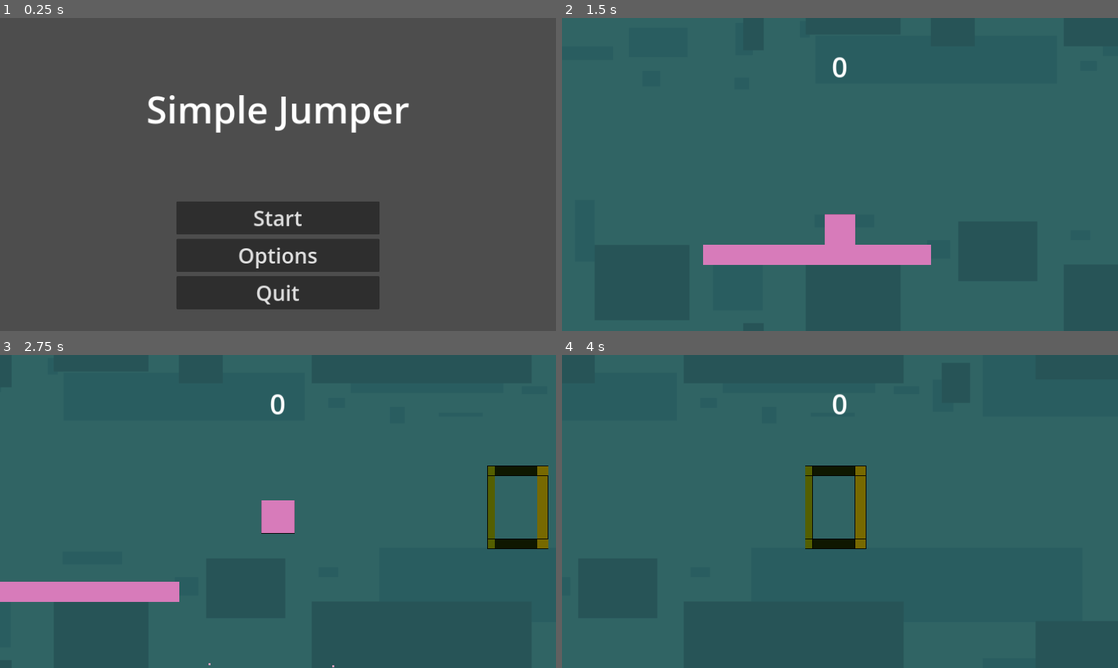
Above: before the commit, frames 1-4 (two rows, left to right).
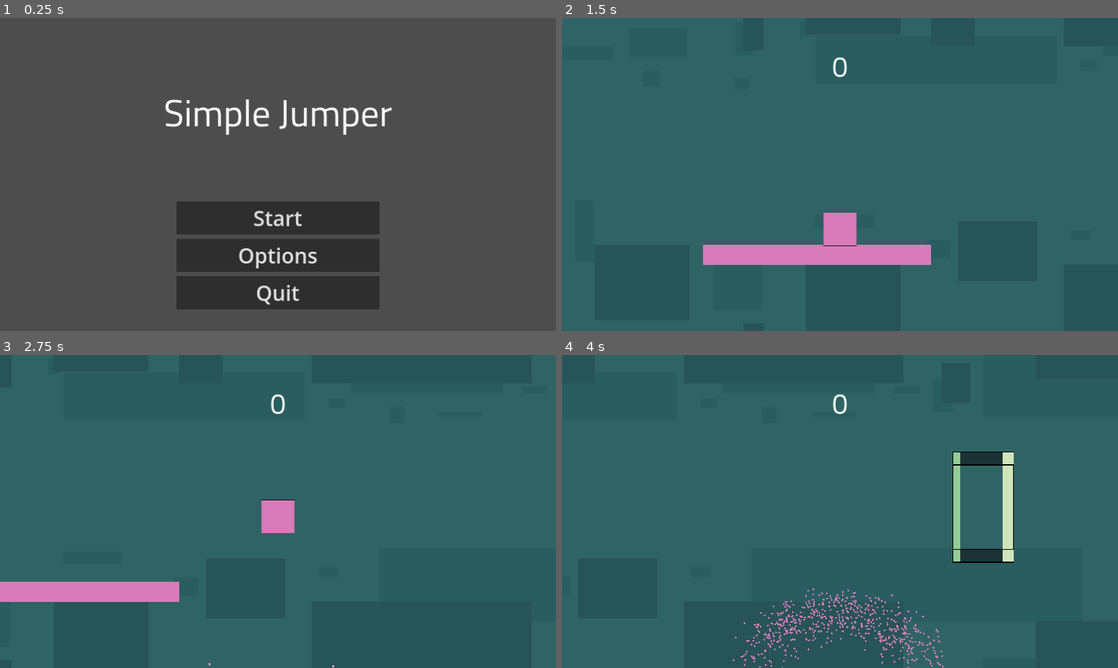
Above: after the commit, the same moments.

Repository: Maciekm1/GodotSimpleJumper
Game: Godot game, scene res://Scenes/UI/menu.tscn
Same seed, same stepped clock (60 frames per second), same inputs: the game is played once before the commit and once after it.
Inputs (mouse positions are in pixels of both pictures, inside the frame that each line leads up to):
- Up to frame 1 (0.25 s): no input
- Up to frame 2 (1.5 s): click "Start" at 0.5 s; move the mouse to (962, 158) at 1.27 s
- Up to frame 3 (2.75 s): click (400, 495) at 1.52 s; move the mouse to (166, 527) at 2.02 s; click (166, 527) at 2.27 s
- Up to frame 4 (4 s): move the mouse to (895, 442) at 2.77 s; move the mouse to (812, 574) at 3.52 s; click (812, 574) at 3.77 s

The runs differ from the first frame. In frame 1, 2.2% of the frame differs, in the area x 26-74%, y 24-38%; in frame 2, 0.2%; in frame 3, 1.5%; in frame 4, 4.2%, in the area x 30-82%, y 12-100%.

Commit message:
Updated Font and Obstacle Variety

Diff:
--- a/Scenes/Obstacles/obstacle_ring_base.tscn
+++ b/Scenes/Obstacles/obstacle_ring_base.tscn
@@ -5,32 +5,35 @@
 [ext_resource type="Texture2D" uid="uid://nqutju0vx631" path="res://Assets/Sprites/Obstacles/RingOuter.png" id="2_paddy"]
 
 [sub_resource type="RectangleShape2D" id="RectangleShape2D_wkdwu"]
-size = Vector2(138, 28)
+size = Vector2(96, 28)
 
 [sub_resource type="SegmentShape2D" id="SegmentShape2D_b0yl6"]
-a = Vector2(0, -31)
-b = Vector2(0, 45)
+a = Vector2(0, -87)
+b = Vector2(0, 99)
 
 [node name="ObstacleRingBase" type="Node2D" groups=["Obstacle"]]
 script = ExtResource("1_8lrru")
 
 [node name="InnerRingSprite" type="Sprite2D" parent="."]
 texture_filter = 1
+scale = Vector2(1.1, 2)
 texture = ExtResource("1_61xwe")
 
 [node name="OuterRingSprite" type="Sprite2D" parent="."]
+z_index = 10
 texture_filter = 1
-position = Vector2(52, 0)
+position = Vector2(57, 0)
+scale = Vector2(1.1, 2)
 texture = ExtResource("2_paddy")
 
 [node name="DeathArea2D" type="Area2D" parent="."]
 
 [node name="CollisionShape2D" type="CollisionShape2D" parent="DeathArea2D"]
-position = Vector2(0, 56)
+position = Vector2(-5, 113)
 shape = SubResource("RectangleShape2D_wkdwu")
 
 [node name="CollisionShape2D2" type="CollisionShape2D" parent="DeathArea2D"]
-position = Vector2(0, -56)
+position = Vector2(-5, -112)
 shape = SubResource("RectangleShape2D_wkdwu")
 
 [node name="ScorePointArea2D" type="Area2D" parent="."]
--- a/Scenes/Obstacles/obstacle_ring_easy.tscn
+++ b/Scenes/Obstacles/obstacle_ring_easy.tscn
@@ -17,14 +17,6 @@
 script = ExtResource("2_aql58")
 speed = 350
 
-[node name="InnerRingSprite" parent="." index="0"]
-scale = Vector2(1.1, 2)
-
-[node name="OuterRingSprite" parent="." index="1"]
-z_index = 10
-position = Vector2(57, 0)
-scale = Vector2(1.1, 2)
-
 [node name="CollisionShape2D" parent="DeathArea2D" index="0"]
 position = Vector2(-4.5, 113)
 shape = SubResource("RectangleShape2D_hqv5p")
--- a/Scenes/Obstacles/obstacle_ring_medium.tscn
+++ /dev/null
@@ -1,25 +0,0 @@
-[gd_scene load_steps=2 format=3 uid="uid://cuaia8gjkngfd"]
-
-[ext_resource type="PackedScene" uid="uid://cc8lanh78gcbg" path="res://Scenes/Obstacles/obstacle_ring_base.tscn" id="1_inl7t"]
-
-[node name="ObstacleRingMedium" instance=ExtResource("1_inl7t")]
-speed = 450
-pointGain = 3
-
-[node name="InnerRingSprite" parent="." index="0"]
-modulate = Color(0.572549, 0.462745, 0, 1)
-scale = Vector2(1.1, 1.5)
-
-[node name="OuterRingSprite" parent="." index="1"]
-modulate = Color(0.572549, 0.462745, 0, 1)
-position = Vector2(57, 0)
-scale = Vector2(1.1, 1.5)
-
-[node name="CollisionShape2D" parent="DeathArea2D" index="0"]
-position = Vector2(-4.5, 83.5)
-
-[node name="CollisionShape2D2" parent="DeathArea2D" index="1"]
-position = Vector2(-5, -84)
-
-[node name="CollisionShape2D" parent="ScorePointArea2D" index="0"]
-position = Vector2(0, -36)
--- /dev/null
+++ b/Scenes/Obstacles/obstacle_ring_rotating.gd
@@ -0,0 +1,7 @@
+extends ObstacleRingBase
+
+@export var rotation_speed: int = 60
+
+func _process(delta):
+	super._process(delta)
+	rotation_degrees += (rotation_speed * randf_range(0.8, 1.2)) * delta
--- /dev/null
+++ b/Scenes/Obstacles/obstacle_ring_rotating.tscn
@@ -0,0 +1,38 @@
+[gd_scene load_steps=6 format=3 uid="uid://in3jgpeco5fq"]
+
+[ext_resource type="PackedScene" uid="uid://cc8lanh78gcbg" path="res://Scenes/Obstacles/obstacle_ring_base.tscn" id="1_jqkv5"]
+[ext_resource type="Script" path="res://Scenes/Obstacles/obstacle_ring_rotating.gd" id="2_bdh7d"]
+
+[sub_resource type="RectangleShape2D" id="RectangleShape2D_47xjv"]
+size = Vector2(120.75, 36)
+
+[sub_resource type="RectangleShape2D" id="RectangleShape2D_bjk6u"]
+size = Vector2(120.75, 36)
+
+[sub_resource type="SegmentShape2D" id="SegmentShape2D_rns3p"]
+a = Vector2(0, -109)
+b = Vector2(0, 123)
+
+[node name="ObstacleRingRotating" instance=ExtResource("1_jqkv5")]
+script = ExtResource("2_bdh7d")
+rotation_speed = 60
+speed = 350
+pointGain = 3
+
+[node name="InnerRingSprite" parent="." index="0"]
+scale = Vector2(1.375, 2.5)
+
+[node name="OuterRingSprite" parent="." index="1"]
+position = Vector2(71.5, 0)
+scale = Vector2(1.375, 2.5)
+
+[node name="CollisionShape2D" parent="DeathArea2D" index="0"]
+position = Vector2(-5.75, 140)
+shape = SubResource("RectangleShape2D_47xjv")
+
+[node name="CollisionShape2D2" parent="DeathArea2D" index="1"]
+position = Vector2(-5.375, -140)
+shape = SubResource("RectangleShape2D_bjk6u")
+
+[node name="CollisionShape2D" parent="ScorePointArea2D" index="0"]
+shape = SubResource("SegmentShape2D_rns3p")
--- /dev/null
+++ b/Scenes/Obstacles/obstacle_ring_tunnel.tscn
@@ -0,0 +1,45 @@
+[gd_scene load_steps=6 format=3 uid="uid://cvojwn8p4n1r8"]
+
+[ext_resource type="PackedScene" uid="uid://cc8lanh78gcbg" path="res://Scenes/Obstacles/obstacle_ring_base.tscn" id="1_p2pud"]
+
+[sub_resource type="RectangleShape2D" id="RectangleShape2D_koyuo"]
+size = Vector2(193, 28)
+
+[sub_resource type="RectangleShape2D" id="RectangleShape2D_aw804"]
+size = Vector2(191, 28)
+
+[sub_resource type="SegmentShape2D" id="SegmentShape2D_murx2"]
+a = Vector2(0, -87)
+b = Vector2(0, 99)
+
+[sub_resource type="SegmentShape2D" id="SegmentShape2D_21twx"]
+a = Vector2(-88, -94)
+b = Vector2(-87, 94)
+
+[node name="ObstacleRingTunnel" instance=ExtResource("1_p2pud")]
+speed = 250
+
+[node name="InnerRingSprite" parent="." index="0"]
+scale = Vector2(2.2, 2)
+
+[node name="OuterRingSprite" parent="." index="1"]
+position = Vector2(114.5, 0)
+scale = Vector2(2.2, 2)
+
+[node name="CollisionShape2D" parent="DeathArea2D" index="0"]
+position = Vector2(-9.5, 113)
+shape = SubResource("RectangleShape2D_koyuo")
+
+[node name="CollisionShape2D2" parent="DeathArea2D" index="1"]
+position = Vector2(-8.5, -112)
+shape = SubResource("RectangleShape2D_aw804")
+
+[node name="CollisionShape2D" parent="ScorePointArea2D" index="0"]
+shape = SubResource("SegmentShape2D_murx2")
+
+[node name="CollisionShape2D2" type="CollisionShape2D" parent="ScorePointArea2D" index="1"]
+shape = SubResource("SegmentShape2D_21twx")
+
+[node name="CollisionShape2D3" type="CollisionShape2D" parent="ScorePointArea2D" index="2"]
+position = Vector2(154, -1)
+shape = SubResource("SegmentShape2D_21twx")
--- a/Scenes/Particles/player_death_particles.tscn
+++ b/Scenes/Particles/player_death_particles.tscn
@@ -5,7 +5,7 @@
 point_count = 2
 
 [node name="CPUParticles2D" type="CPUParticles2D"]
-position = Vector2(-64, -64)
+position = Vector2(-32, -32)
 scale = Vector2(0.55, 0.55)
 emitting = false
 amount = 600
--- /dev/null
+++ b/Scenes/Particles/player_death_particles2.tscn
@@ -0,0 +1,27 @@
+[gd_scene load_steps=2 format=3 uid="uid://kxaye0smw30s"]
+
+[sub_resource type="Curve" id="Curve_5mfg4"]
+_data = [Vector2(0, 1), 0.0, 0.0, 0, 0, Vector2(1, 0), 0.0, 0.0, 0, 0]
+point_count = 2
+
+[node name="CPUParticles2D" type="CPUParticles2D"]
+scale = Vector2(0.55, 0.55)
+emitting = false
+amount = 600
+lifetime = 3.0
+one_shot = true
+explosiveness = 0.98
+emission_shape = 3
+emission_rect_extents = Vector2(70.4, 70.4)
+direction = Vector2(0, -1)
+spread = 60.0
+initial_velocity_min = 800.0
+initial_velocity_max = 800.0
+angular_velocity_min = 350.0
+angular_velocity_max = 350.0
+radial_accel_min = 450.0
+radial_accel_max = 500.0
+scale_amount_min = 4.0
+scale_amount_max = 4.0
+scale_amount_curve = SubResource("Curve_5mfg4")
+color = Color(0.843137, 0.482353, 0.729412, 1)
--- a/Scenes/UI/menu.tscn
+++ b/Scenes/UI/menu.tscn
@@ -1,7 +1,8 @@
-[gd_scene load_steps=4 format=3 uid="uid://dsc0b38hmdwqe"]
+[gd_scene load_steps=5 format=3 uid="uid://dsc0b38hmdwqe"]
 
 [ext_resource type="Script" path="res://Scenes/UI/menu.gd" id="1_07gey"]
 [ext_resource type="Theme" uid="uid://djbvgptt16r58" path="res://Resources/buttonTheme.tres" id="2_ntblh"]
+[ext_resource type="FontFile" uid="uid://n5lx87yxg6jy" path="res://Assets/Fonts/TitilliumWeb-Regular.ttf" id="3_lv4yq"]
 
 [sub_resource type="LabelSettings" id="LabelSettings_ia8vc"]
 font_size = 86
@@ -62,6 +63,7 @@
 
 [node name="Label" type="Label" parent="Title"]
 layout_mode = 2
+theme_override_fonts/font = ExtResource("3_lv4yq")
 text = "Simple Jumper"
 label_settings = SubResource("LabelSettings_ia8vc")
 
--- a/Scenes/core_game.gd
+++ b/Scenes/core_game.gd
@@ -19,3 +19,5 @@
 
 func player_death() -> void:
 	$Player.die()
+	await get_tree().create_timer(2).timeout
+	get_tree().create_tween().tween_property($UI/ScreenDark, "color:a", 0.5, 1)
--- a/Scenes/core_game.tscn
+++ b/Scenes/core_game.tscn
@@ -9,10 +9,12 @@
 [ext_resource type="Script" path="res://Scenes/ObstacleSpawner.gd" id="7_w82tf"]
 [ext_resource type="Script" path="res://Scripts/ObstacleSpawnInfo.gd" id="8_bupke"]
 [ext_resource type="PackedScene" uid="uid://bvlbmgr8k6x7k" path="res://Scenes/Obstacles/moving_platform.tscn" id="9_3aubm"]
-[ext_resource type="PackedScene" uid="uid://cuaia8gjkngfd" path="res://Scenes/Obstacles/obstacle_ring_medium.tscn" id="9_7w05b"]
+[ext_resource type="PackedScene" uid="uid://in3jgpeco5fq" path="res://Scenes/Obstacles/obstacle_ring_rotating.tscn" id="9_jgvx3"]
 [ext_resource type="Script" path="res://Scenes/GameBoundryTop.gd" id="10_hrgsy"]
+[ext_resource type="PackedScene" uid="uid://cvojwn8p4n1r8" path="res://Scenes/Obstacles/obstacle_ring_tunnel.tscn" id="10_scl1l"]
 [ext_resource type="Script" path="res://Scenes/GameBoundryBot.gd" id="11_gg8id"]
 [ext_resource type="Script" path="res://Scenes/UI.gd" id="12_dkhpx"]
+[ext_resource type="FontFile" uid="uid://n5lx87yxg6jy" path="res://Assets/Fonts/TitilliumWeb-Regular.ttf" id="15_mtrl2"]
 
 [sub_resource type="Resource" id="Resource_whv0s"]
 script = ExtResource("8_bupke")
@@ -21,11 +23,18 @@
 max_spawn_height = 575
 spawn_cooldown = 4
 
-[sub_resource type="Resource" id="Resource_jqrih"]
+[sub_resource type="Resource" id="Resource_4bjqx"]
 script = ExtResource("8_bupke")
-obstacle = ExtResource("9_7w05b")
-min_spawn_height = 141
-max_spawn_height = 575
+obstacle = ExtResource("9_jgvx3")
+min_spawn_height = 160
+max_spawn_height = 550
+spawn_cooldown = 5
+
+[sub_resource type="Resource" id="Resource_inksu"]
+script = ExtResource("8_bupke")
+obstacle = ExtResource("10_scl1l")
+min_spawn_height = 200
+max_spawn_height = 500
 spawn_cooldown = 5
 
 [sub_resource type="RectangleShape2D" id="RectangleShape2D_m63e1"]
@@ -58,7 +67,7 @@
 
 [node name="ObstacleSpawner" type="Node2D" parent="."]
 script = ExtResource("7_w82tf")
-obstacle_resource_array = Array[ExtResource("8_bupke")]([SubResource("Resource_whv0s"), SubResource("Resource_jqrih")])
+obstacle_resource_array = Array[ExtResource("8_bupke")]([SubResource("Resource_whv0s"), SubResource("Resource_4bjqx"), SubResource("Resource_inksu")])
 
 [node name="SpawnCooldown" type="Timer" parent="ObstacleSpawner"]
 
@@ -96,11 +105,20 @@
 
 [node name="Label" type="Label" parent="UI/MarginContainer"]
 layout_mode = 2
+theme_override_fonts/font = ExtResource("15_mtrl2")
 theme_override_font_sizes/font_size = 64
 text = "0"
 horizontal_alignment = 1
 vertical_alignment = 1
 
+[node name="ScreenDark" type="ColorRect" parent="UI"]
+anchors_preset = 15
+anchor_right = 1.0
+anchor_bottom = 1.0
+grow_horizontal = 2
+grow_vertical = 2
+color = Color(0, 0, 0, 0)
+
 [connection signal="obstacle_spawned" from="ObstacleSpawner" to="." method="_on_obstacle_spawner_obstacle_spawned"]
 [connection signal="timeout" from="ObstacleSpawner/SpawnCooldown" to="ObstacleSpawner" method="_on_spawn_cooldown_timeout"]
 [connection signal="body_entered" from="GameBoundryTop" to="." method="_on_game_boundry_top_body_entered"]
--- a/Scenes/player.gd
+++ b/Scenes/player.gd
@@ -2,7 +2,7 @@
 
 @export var jump_force: int = 400
 var gravity = ProjectSettings.get_setting("physics/2d/default_gravity")
-var deathParticles: PackedScene = preload("res://Scenes/Particles/player_death_particles.tscn")
+var deathParticles: PackedScene = preload("res://Scenes/Particles/player_death_particles2.tscn")
 var alive: bool = true
 
 func _physics_process(delta):
@@ -14,9 +14,6 @@
 		$ParticlePool.get_next_particle().global_position = $ParticleSpawnPoint.global_position
 		$ParticlePool.trigger()
 		$AnimationPlayer.play("jump")
-#		var tween = get_tree().create_tween()
-#		tween.tween_property(self, "scale", Vector2(1.05, 1.05), .2).from(Vector2(.95, .95))
-#		tween.tween_property(self, "scale", Vector2(1, 1), .1)
 
 	move_and_slide()
 
@@ -24,13 +21,15 @@
 	if(alive):
 		alive = false
 		$CollisionShape2D.set_deferred("disabled", true)
-		$Sprite2D.hide()
+
 
 		var deathParticlesInstance = deathParticles.instantiate() as CPUParticles2D
 		add_child(deathParticlesInstance)
+		deathParticlesInstance.lifetime = 3
 		deathParticlesInstance.emitting = true
-		deathParticlesInstance.lifetime = 4
-		#deathParticlesInstance.look_at(velocity.normalized())
+
+		await get_tree().create_tween().tween_property($Sprite2D, "scale", Vector2(0, 0), 0.1).finished
+		$Sprite2D.hide()
 
 		await get_tree().create_timer(4).timeout
 		queue_free()
--- a/Scenes/player.tscn
+++ b/Scenes/player.tscn
@@ -5,7 +5,7 @@
 [ext_resource type="PackedScene" uid="uid://blrn33losjkud" path="res://Scenes/Particles/particle_pool.tscn" id="3_jb85b"]
 
 [sub_resource type="RectangleShape2D" id="RectangleShape2D_87iod"]
-size = Vector2(68.5, 68.5)
+size = Vector2(70, 70)
 
 [sub_resource type="Animation" id="Animation_jd8c4"]
 resource_name = "jump"
@@ -22,6 +22,18 @@
 "update": 0,
 "values": [Vector2(0.55, 0.55), Vector2(0.65, 0.65), Vector2(0.6, 0.6)]
 }
+tracks/1/type = "value"
+tracks/1/imported = false
+tracks/1/enabled = true
+tracks/1/path = NodePath("Sprite2D:modulate")
+tracks/1/interp = 1
+tracks/1/loop_wrap = true
+tracks/1/keys = {
+"times": PackedFloat32Array(0, 0.2, 0.3),
+"transitions": PackedFloat32Array(1, 1, 1),
+"update": 0,
+"values": [Color(0.921569, 0.560784, 0.807843, 1), Color(0.921569, 0.560784, 0.807843, 1), Color(0.843137, 0.482353, 0.729412, 1)]
+}
 
 [sub_resource type="AnimationLibrary" id="AnimationLibrary_1ohbd"]
 _data = {
@@ -34,11 +46,10 @@
 [node name="Sprite2D" type="Sprite2D" parent="."]
 modulate = Color(0.843137, 0.482353, 0.729412, 1)
 z_index = 1
-scale = Vector2(0.55, 0.55)
+scale = Vector2(0.6, 0.6)
 texture = ExtResource("1_fqhn6")
 
 [node name="CollisionShape2D" type="CollisionShape2D" parent="."]
-position = Vector2(-0.25, 0.25)
 shape = SubResource("RectangleShape2D_87iod")
 
 [node name="ParticlePool" parent="." instance=ExtResource("3_jb85b")]
Binary file added: Assets/Fonts/TitilliumWeb-Regular.ttf
Not shown, added: Assets/Fonts/TitilliumWeb-Regular.ttf.import
Not shown: 1 places in Scenes/core_game.tscn that only renumber resources
